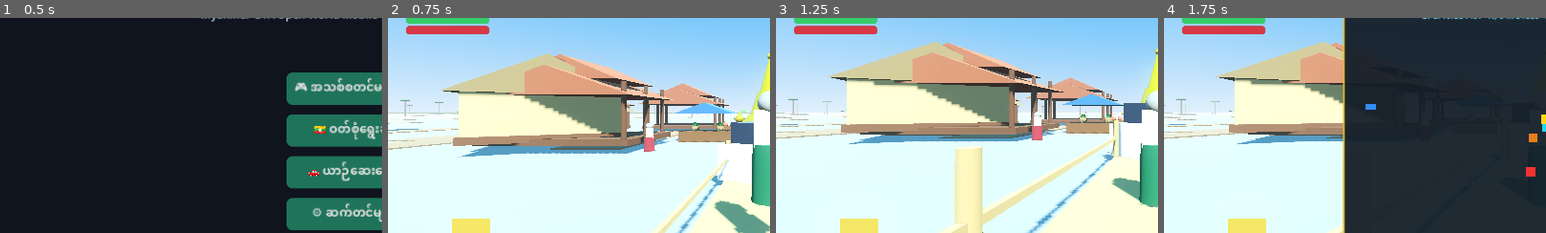
Above: before the commit, frames 1-4 (left to right).
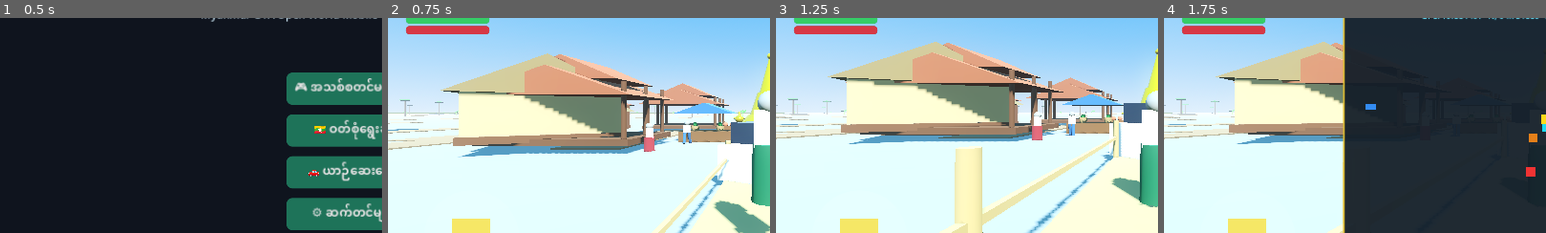
Above: after the commit, the same moments.

Repository: sudohlaingwin/gta-open-world
Game: Godot game, scene res://scenes/main_menu.tscn
Two runs of this game, one before a commit and one after it. Both use one fixed random seed, a clock stepped at 60 frames per second and the inputs below.
Inputs:
- Up to frame 1 (0.5 s): no input
- Up to frame 2 (0.75 s): click "🎮 အသစ်စတင်မည် (New Game)" at 0.5 s
- Up to frame 3 (1.25 s): no input
- Up to frame 4 (1.75 s): click "🗺️" at 1.25 s
The pictures show only the part of the screen within x 0-50%, y 28-78%; the shares and areas given below are measured in that part.

Frame 1 is identical in both runs. In frame 2, 0.2% of the frame differs, in the area x 77-80%, y 48-59%; in frame 3, 0.2%; in frame 4, less than 0.1%.
Error in both runs: Trying to assign value of type 'ColorRect' to a variable of type 'Panel'. (res://scripts/virtual_joystick.gd:12)

Commit message:
feat: Slice 60 - Pedestrian population scaling and organic circulation

Diff:
--- a/scenes/world.tscn
+++ b/scenes/world.tscn
@@ -250,6 +250,12 @@
 [node name="Pedestrian2" parent="." instance=ExtResource("40_ped_scn")]
 transform = Transform3D(1, 0, 0, 0, 1, 0, 0, 0, 1, -14, 0, 10)
 
+[node name="Pedestrian3" parent="." instance=ExtResource("40_ped_scn")]
+transform = Transform3D(1, 0, 0, 0, 1, 0, 0, 0, 1, -6, 0, -16)
+
+[node name="Pedestrian4" parent="." instance=ExtResource("40_ped_scn")]
+transform = Transform3D(1, 0, 0, 0, 1, 0, 0, 0, 1, 16, 0, -8)
+
 [node name="WaypointBeacon" parent="." instance=ExtResource("41_beacon_scn")]
 
 [node name="MobileTouchHUD" parent="." instance=ExtResource("8_hud_scn")]
Not shown, changed: COLLAB.md
